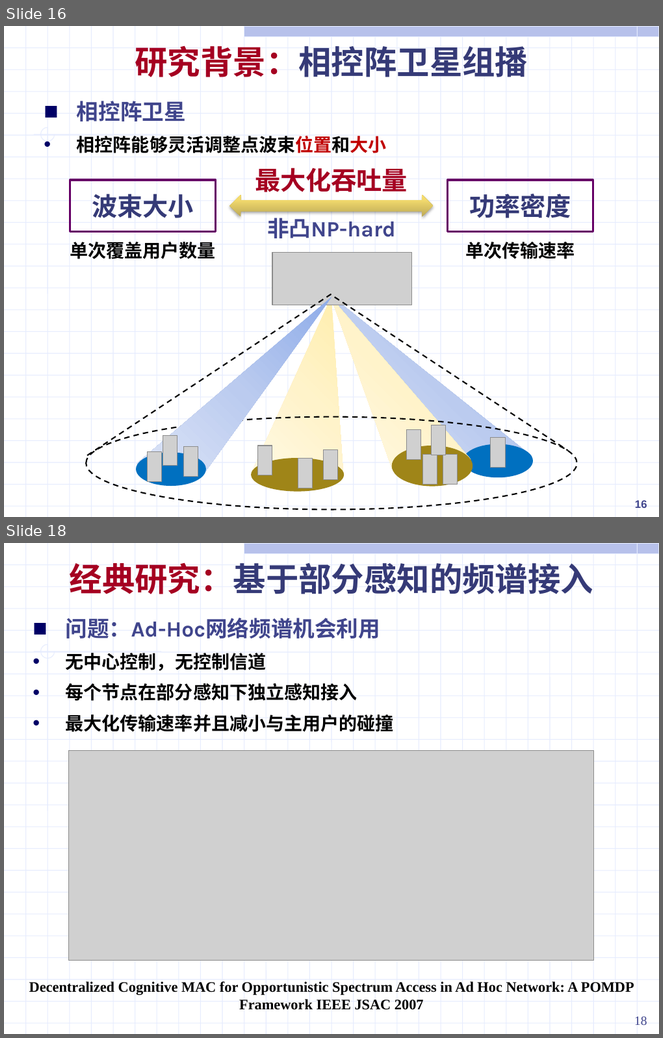
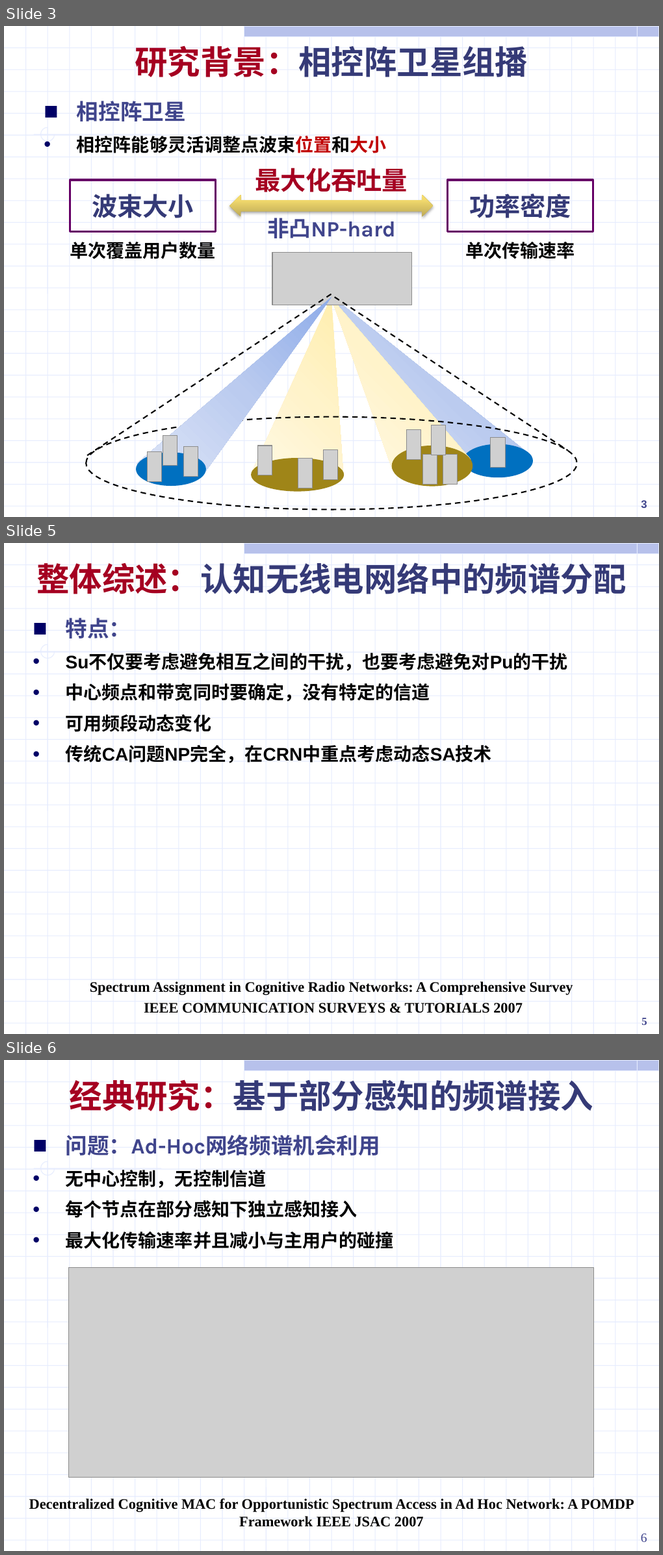
Before and after one commit to ssheroes/hello-world, a slide deck: 战术网频谱共享调研 (2).pptx. Shown one above the other, each under a label of ours: slides 16 and 18 before the commit, slides 3, 5 and 6 after it; the slides between them are not shown. The pictures are 663x1038 and 663x1555 pixels, drawn with LibreOffice and Linux fonts; fonts in the diff are those of the drawing; grey boxes stand for pictures. Boxes give left, top, right and bottom in pixels: in the first picture for what was removed or moved away, otherwise in the second. Text is boxed around its words. In the diff, an @@ line names an element or a change of style, - is before the commit and + after.

```diff
--- a/战术网频谱共享调研 (2).pptx
+++ b/战术网频谱共享调研 (2).pptx
@@ slide 5 added at (4, 543, 659, 1034), background #FFFFFF; not listed: 56 template elements that a slide beside it also shows @@
@@ text added at (36, 563, 626, 594), 36 pt, text #353A77, bold @@
+整体综述：认知无线电网络中的频谱分配
@@ text added at (66, 618, 568, 763), 20 pt, text #000000, bold @@
+■ 特点：
+• Su不仅要考虑避免相互之间的干扰，也要考虑避免对Pu的干扰
+• 中心频点和带宽同时要确定，没有特定的信道
+• 可用频段动态变化
+• 传统CA问题NP完全，在CRN中重点考虑动态SA技术
@@ text added at (90, 982, 573, 1014), 16 pt, text #000000, bold @@
+Spectrum Assignment in Cognitive Radio Networks: A Comprehensive Survey
+IEEE COMMUNICATION SURVEYS & TUTORIALS 2007
@@ page number added at (642, 1018, 647, 1025), 12 pt, text #40458C, bold @@
+5
@@ what was slide 16 is now slide 3 @@
@@ page number at (641, 500, 647, 508): text changed @@
-16
+3
@@ what was slide 18 is now slide 6 @@
@@ page number at (641, 1534, 648, 1542): text changed @@
-18
+6
```
Also in this commit, not shown: 1 slide changed, 13 slides removed.
